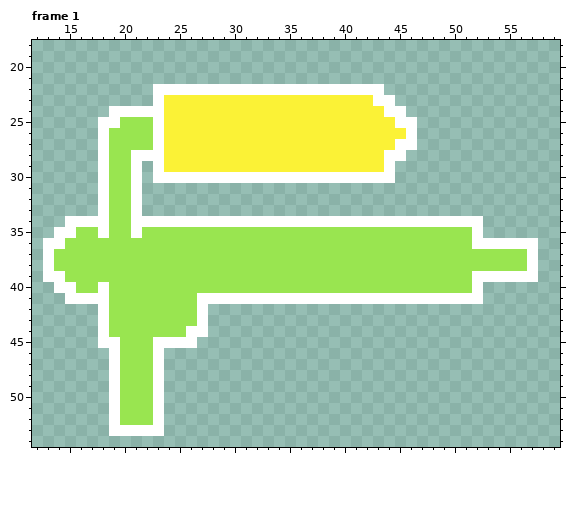
Pixel-art file, stored at ASSETS/Characters/Player/Watergun.aseprite. Above is the file before it was changed.
64x64 pixels, 1 frame. Shown: frame 1: x 12..59, y 18..54. The commit also changed other frames, which this record leaves out.
After the commit:
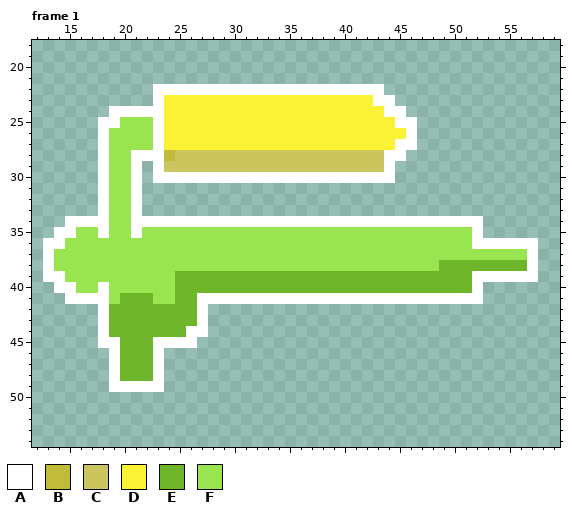
Palette (. is transparent): A #ffffff  B #c1bb3a  C #cac55c  D #fbf236  E #6eb529  F #99e550
Difference:
layer "Layer 1" now hidden
Frame 1, layer "Layer 2":
Colour A replaces colour F in row 49 at x 20 to 22.
Colour B replaces colour D in row 28 at x 24.
Colour C replaces colour D in row 28 at x 25 to 43; in row 29 at x 24 to 43.
Colour E replaces colour F in row 38 at x 49 to 56; in rows 39 to 40 at x 25 to 51; in row 41 at x 20 to 22 and 25 to 26; in rows 42 to 43 at x 19 to 26; in row 44 at x 19 to 25; in rows 45 to 48 at x 20 to 22.
Colour A is gone in rows 50 to 52 at x 19 and 23; in row 53 at x 19 to 23.
Colour F is gone in rows 50 to 52 at x 20 to 22.
Changed places in both pictures, as pixel boxes (x1, y1, x2, y2):
changed: (164, 150, 384, 172)
changed: (109, 260, 527, 436)
